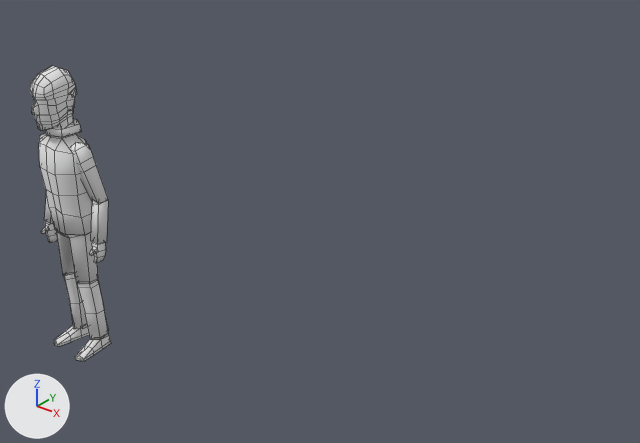
Renders of the FBX model Assets/Models/Characters/Ertan/Ertan1.fbx from each side of a commit.
The view is the same before and after, from a 50 mm camera at (4.25, -2.96, 3.31) aimed at (1.73, 0.19, 1.36). Every picture has the same lights, and +X, +Y and +Z are marked at lower left. Mesh edges are drawn as thin lines. Where no turn or scale is listed for an object, it has been applied to the vertices.

The older version as bpy lines, for what is in view:
```python
me_cube_001 = bpy.data.meshes.new('Cube.001')
me_cube_001.from_pydata(...)  # 560 vertices, 568 faces; spans x -2.75..-2.19, y -0.18..0.13, z -1.82..0.05
me_cube_001.materials.append(mat_material_001)  # its picture is missing
ob_torso = bpy.data.objects.new('Torso', me_cube_001)
ob_torso.location = (2.414, -0.04, 1.832)
```
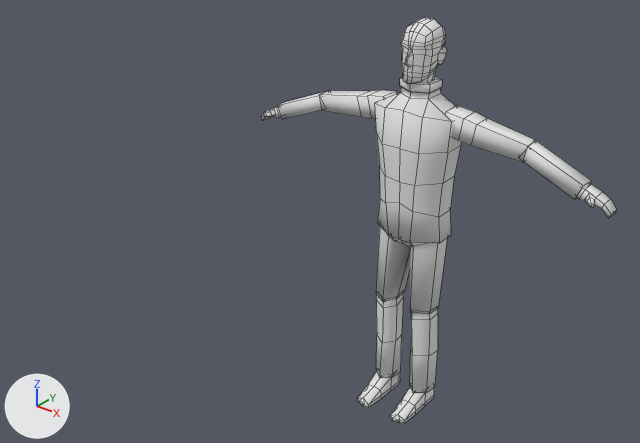
Changed parts and their boxes [x1, y1, x2, y2] in the pictures (640 x 443 px; the box of a moved part takes in the faces that stretch with it):
'Torso', reshaped (335% wider, 38% taller)
    before: [30, 66, 111, 361]
    after: [261, 17, 617, 423]
part 1 of me_cube_001, moved or reshaped
    before: [45, 221, 57, 242]
    after: [261, 107, 281, 121]
part 2 of me_cube_001, moved or reshaped
    before: [41, 226, 48, 234]
    after: [263, 110, 276, 117]
part 3 of me_cube_001, moved or reshaped
    before: [30, 66, 77, 131]
    after: [401, 17, 447, 84]
part 4 of me_cube_001, moved or reshaped
    before: [56, 231, 98, 284]
    after: [376, 226, 447, 314]
part 5 of me_cube_001, moved or reshaped
    before: [75, 336, 111, 361]
    after: [357, 371, 401, 407]
part 6 of me_cube_001, moved or reshaped
    before: [92, 242, 105, 263]
    after: [577, 184, 617, 218]
part 7 of me_cube_001, moved or reshaped
    before: [90, 247, 96, 256]
    after: [584, 194, 595, 208]
part 8 of me_cube_001, moved or reshaped
    before: [54, 325, 90, 346]
    after: [390, 387, 434, 423]
part 9 of me_cube_001, moved or reshaped
    before: [39, 133, 46, 140]
    after: [319, 90, 397, 119]
part 10 of me_cube_001, moved or reshaped
    before: [44, 194, 53, 223]
    after: [278, 91, 327, 120]
part 11 of me_cube_001, moved or reshaped
    before: [78, 280, 109, 340]
    after: [410, 309, 438, 393]
part 12 of me_cube_001, moved or reshaped
    before: [64, 273, 88, 329]
    after: [376, 293, 403, 378]
part 13 of me_cube_001, added
    after: [375, 77, 461, 243]
part 14 of me_cube_001, added
    after: [446, 105, 592, 200]
part 15 of me_cube_001, deleted
    before: [39, 118, 92, 236]
part 16 of me_cube_001, deleted
    before: [72, 143, 108, 205]
part 17 of me_cube_001, deleted
    before: [91, 200, 108, 243]

Diff of the bpy script that builds the scene:
```diff
--- a/Assets/Models/Characters/Ertan/Ertan1.fbx.py
+++ b/Assets/Models/Characters/Ertan/Ertan1.fbx.py
@@ me_cube_001 @@
-me_cube_001.from_pydata(...)  # 560 vertices, 568 faces; spans x -2.75..-2.19, y -0.18..0.13, z -1.82..0.05
+me_cube_001.from_pydata(...)  # 559 vertices, 568 faces; spans x -0.85..0.85, y -0.2..0.13, z -1.08..0.68
+# me_cube_001 part 1: the loose piece of 20 vertices spanning x -2.74..-2.69, y -0.04..0.04, z -1.14..-0.97 is multiplied about its middle by the matrix ((0.4, 0.112, 0.909), (0.059, 0.987, -0.148), (-0.914, 0.113, 0.388)), then moved by (1.94, 0.01, 1.2)
+# me_cube_001 part 2: the loose piece of 12 vertices spanning x -2.74..-2.71, y -0.07..-0.01, z -1.07..-1.02 is multiplied about its middle by the matrix ((0.4, 0.112, 0.909), (0.059, 0.987, -0.148), (-0.914, 0.113, 0.388)), then moved by (1.95, 0.01, 1.19)
+# me_cube_001 part 3: the loose piece of 188 vertices spanning x -2.59..-2.36, y -0.16..0.13, z -0.37..0.05 is multiplied about its middle by the matrix ((0.705, -0.061, -0.008), (0.062, 0.699, 0.096), (0.0, -0.096, 0.701)), then moved by (2.48, 0.02, 0.7)
+# me_cube_001 part 4: the loose piece of 45 vertices spanning x -2.63..-2.33, y -0.09..0.12, z -1.31..-0.91 is multiplied about its middle by the matrix ((0.999, -0.004, -0.002), (0.004, 0.998, 0.053), (0.002, -0.053, 0.998)), then moved by (2.48, -0.01, 0.74)
+# me_cube_001 part 5: the loose piece of 42 vertices spanning x -2.43..-2.32, y -0.18..0.11, z -1.82..-1.73 is multiplied about its middle by the matrix ((-0.993, -0.115, -0.001), (-0.115, 0.993, 0.011), (0.001, -0.011, 1.0)), then moved by (2.28, -0.02, 0.74)
+# me_cube_001 part 6: the loose piece of 20 vertices spanning x -2.25..-2.2, y -0.05..0.03, z -1.12..-0.96 is multiplied about its middle by the matrix ((0.406, -0.14, -0.903), (0.0, 0.988, -0.153), (0.914, 0.062, 0.401)), then moved by (3.0, 0.02, 1.18)
+# me_cube_001 part 7: the loose piece of 12 vertices spanning x -2.24..-2.21, y -0.08..-0.02, z -1.05..-1.01 is multiplied about its middle by the matrix ((0.406, -0.14, -0.903), (0.0, 0.988, -0.153), (0.914, 0.062, 0.401)), then moved by (2.99, 0.02, 1.18)
+# me_cube_001 part 8: the loose piece of 42 vertices spanning x -2.66..-2.54, y -0.17..0.12, z -1.82..-1.73 is multiplied about its middle by the matrix ((-0.984, 0.178, -0.009), (0.178, 0.984, -0.012), (-0.007, 0.014, 1.0)), then moved by (2.69, -0.04, 0.74)
+# me_cube_001 part 9: the loose piece of 18 vertices spanning x -2.74..-2.58, y -0.01..0.1, z -0.78..-0.38 is multiplied about its middle by the matrix ((0.348, -0.076, 0.935), (0.066, 0.996, 0.056), (-0.935, 0.043, 0.351)), then moved by (2.35, -0.02, 0.86)
+# me_cube_001 part 10: the loose piece of 9 vertices spanning x -2.75..-2.67, y -0.02..0.1, z -1.01..-0.72 is multiplied about its middle by the matrix ((0.4, 0.112, 0.909), (0.059, 0.987, -0.148), (-0.914, 0.113, 0.388)), then moved by (2.12, -0.02, 1.08)
+# me_cube_001 part 11: the loose piece of 24 vertices spanning x -2.44..-2.33, y -0.07..0.11, z -1.74..-1.3 is moved by (2.48, -0.02, 0.74)
+# me_cube_001 part 12: the loose piece of 24 vertices spanning x -2.64..-2.52, y -0.06..0.12, z -1.74..-1.3 is moved by (2.48, -0.03, 0.74)
+# me_cube_001 part 13: a new loose piece of 77 vertices spanning x -0.18..0.18, y -0.11..0.13, z -0.23..0.45, in mat_material_001 (its picture is missing)
+# me_cube_001 part 14: a new loose piece of 26 vertices spanning x 0.11..0.74, y -0.03..0.07, z 0.13..0.35, in mat_material_001 (its picture is missing)
+# me_cube_001 part 15: the loose piece of 77 vertices spanning x -2.67..-2.29, y -0.12..0.13, z -0.98..-0.29 is deleted
+# me_cube_001 part 16: the loose piece of 18 vertices spanning x -2.38..-2.2, y -0.05..0.09, z -0.76..-0.37 is deleted
+# me_cube_001 part 17: the loose piece of 9 vertices spanning x -2.27..-2.19, y -0.03..0.08, z -1.0..-0.7 is deleted
 me_cube_001.materials.append(mat_material_001)
```
